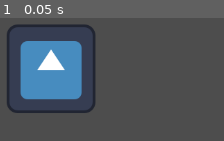
Above: before the commit, frame 1.
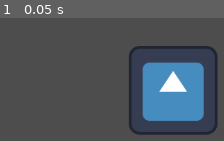
Above: after the commit, the same moment.

Repository: KuaJunWen/Boink-
Game: Godot game, scene res://game.tscn
The game is run twice, just before and just after one commit, with the same random seed, the same clock (stepped at 60 frames per second) and the same inputs. The project has no main scene, so this scene is started directly. The engine's default icon, where the game draws it, is replaced by a stand-in: a white triangle on a blue panel in a dark square.
Inputs:
- Up to frame 1 (0.05 s): no input

The runs differ from the first frame. In frame 1, 33% of the frame differs, in the area x 3-97%, y 5-96%.

Commit message:
1

Diff:
--- a/game.tscn
+++ b/game.tscn
@@ -8,5 +8,5 @@
 scale = Vector2(3.8800006, 1)
 
 [node name="Icon" type="Sprite2D" parent="." unique_id=1324816692]
-position = Vector2(238, 222)
+position = Vector2(414, 253)
 texture = ExtResource("1_80nbo")
--- /dev/null
+++ b/player.tscn
@@ -0,0 +1,3 @@
+[gd_scene format=3 uid="uid://bbk3bn8cgt8rg"]
+
+[node name="Node2D" type="Node2D" unique_id=1872361801]
